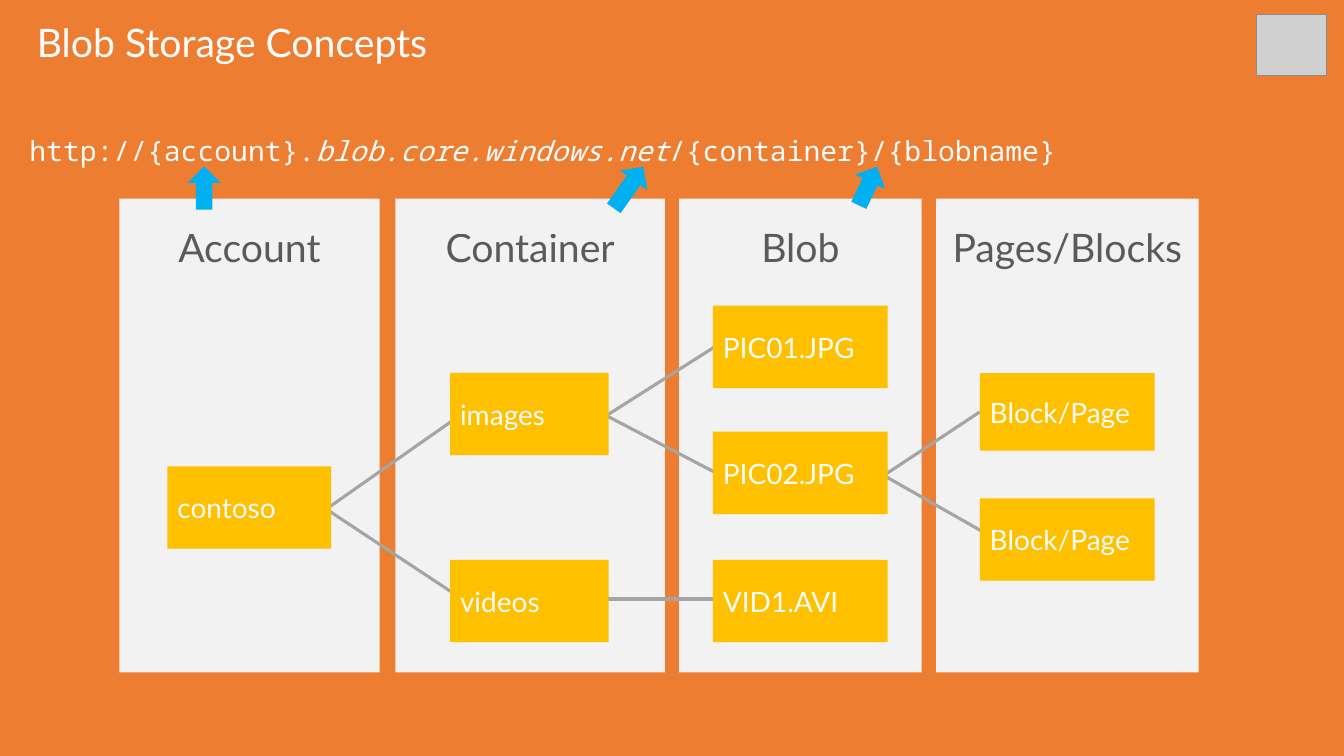
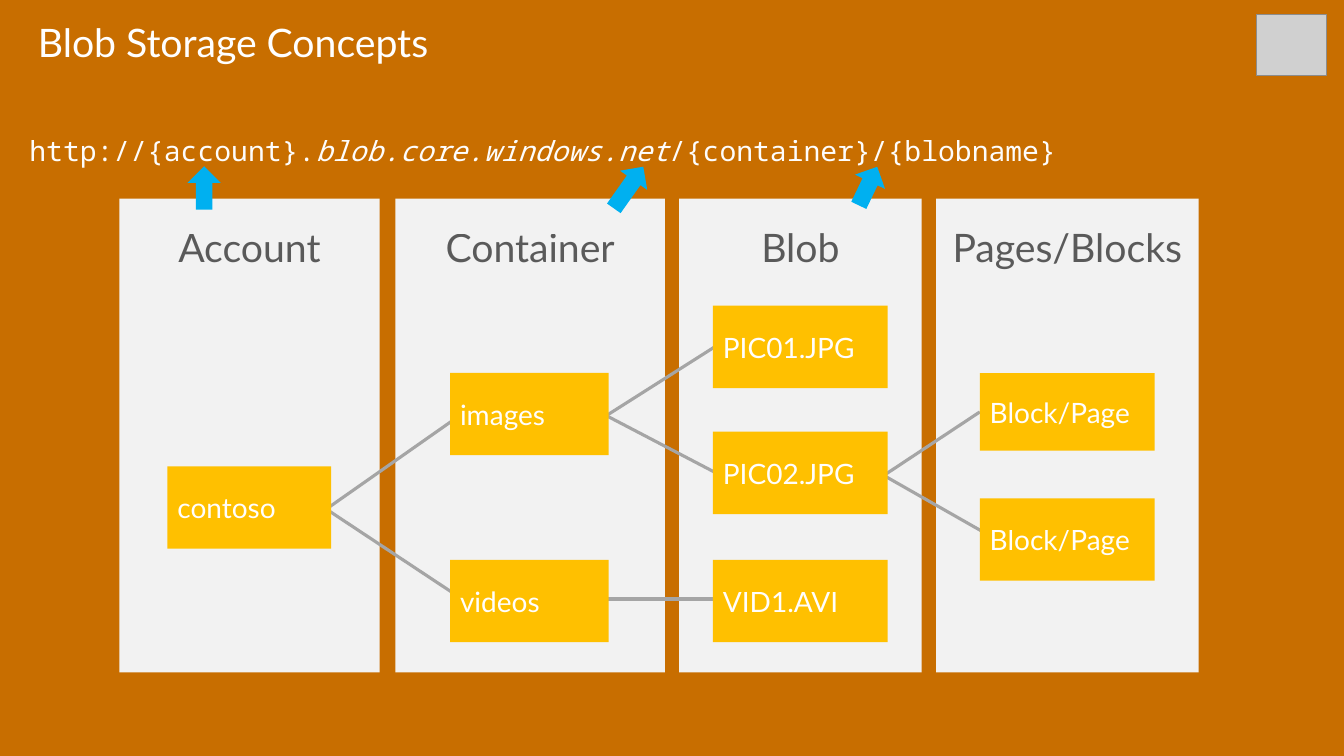
Before and after one commit to sack212/BasicAzureCamp, a slide deck: slide 9 of Data-Storage/Data-Storage.pptx. Drawn at 1344x756 pixels with LibreOffice and Linux fonts; fonts in the diff are those of the drawing; grey boxes stand for pictures. Boxes give left, top, right and bottom in pixels: in the first picture for what was removed or moved away, otherwise in the second. Text is boxed around its words. In the diff, an @@ line names an element or a change of style, - is before the commit and + after.

Commit message:
Updated the Data-Storage deck to be consistent in color and shapes.

```diff
--- a/Data-Storage/Data-Storage.pptx
+++ b/Data-Storage/Data-Storage.pptx
@@ background #ED7D31 to #C86E00 @@
```
Also in this commit, not shown: 47 other slides changed.
